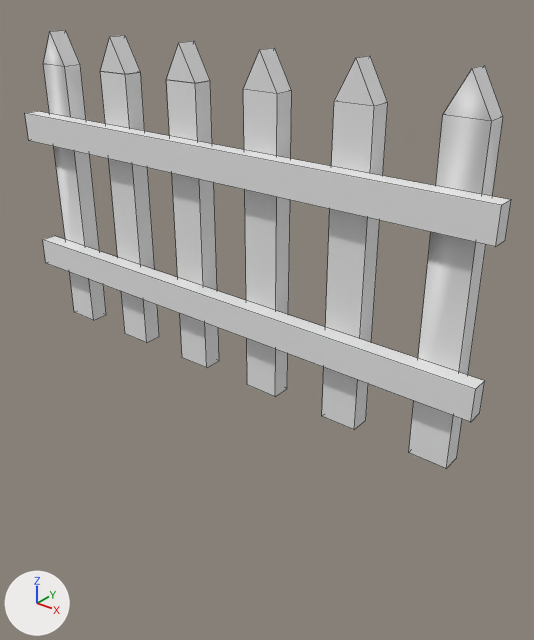
Two versions of the FBX model unity/Assets/Art/Models/Park_Fence.fbx, one commit apart.
Rendered twice from a camera (50 mm lens) standing at (6.82, -7.66, 5.88) and looking at (0.54, 0.19, 1.02). The lights are fixed; the arrows at lower left show +X, +Y and +Z. The first picture is the older version. Mesh edges are drawn as thin lines. Where no turn or scale is listed for an object, it has been applied to the vertices. Vertices at exactly the same position are counted once.

The scene before the commit, as lines of its bpy script (objects in view):
```python
me_park_fence = bpy.data.meshes.new('Park_Fence')
me_park_fence.from_pydata(...)  # 84 vertices, 72 faces; spans x -4.1..4.1, y -0.39..0.15, z 0.0..4.9
me_park_fence.materials.append(mat_vertexcolor)  # white #e7e7e7
ob_park_fence = bpy.data.objects.new('Park_Fence', me_park_fence)
ob_park_fence.location = (0.0, 0.0, 0.0)
```
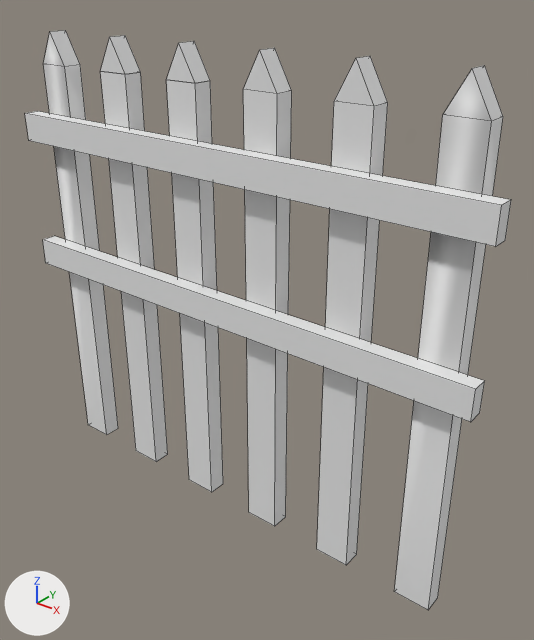
Changed parts and their boxes (x1, y1, x2, y2) in the pictures (534 x 640 px; the box of a moved part takes in the faces that stretch with it):
'Park_Fence', reshaped (32% taller): before (25, 30, 511, 469); after (25, 30, 511, 610)
part 1 of me_park_fence, moved or reshaped: before (54, 114, 493, 469); after (54, 114, 493, 610)

What the commit changed:
me_park_fence is used by ob_park_fence; location (0.0, 0.0, 0.0).
me_park_fence had 84 vertices, 72 faces and spanned x -4.1..4.1, y -0.39..0.15, z 0.0..4.9.
me_park_fence now has 84 vertices, 72 faces and spans x -4.1..4.1, y -0.39..0.15, z -2.5..4.9.
me_park_fence part 1: all 24 vertices in x -3.78..3.78, y -0.15..0.15, z 0.0 are moved by (0.0, 0.0, -2.5).
